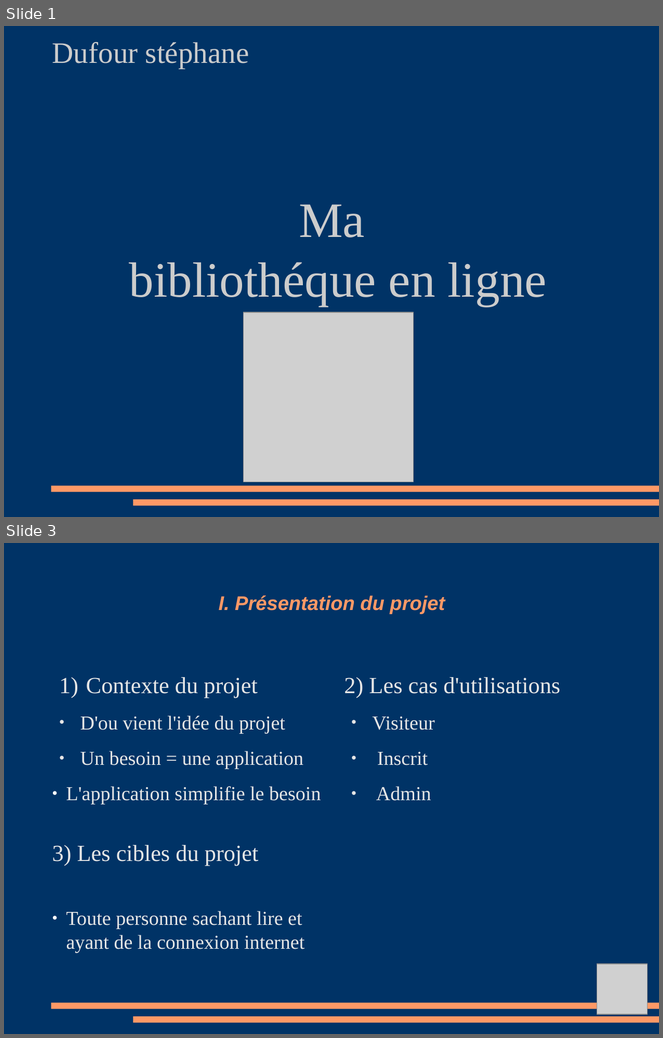
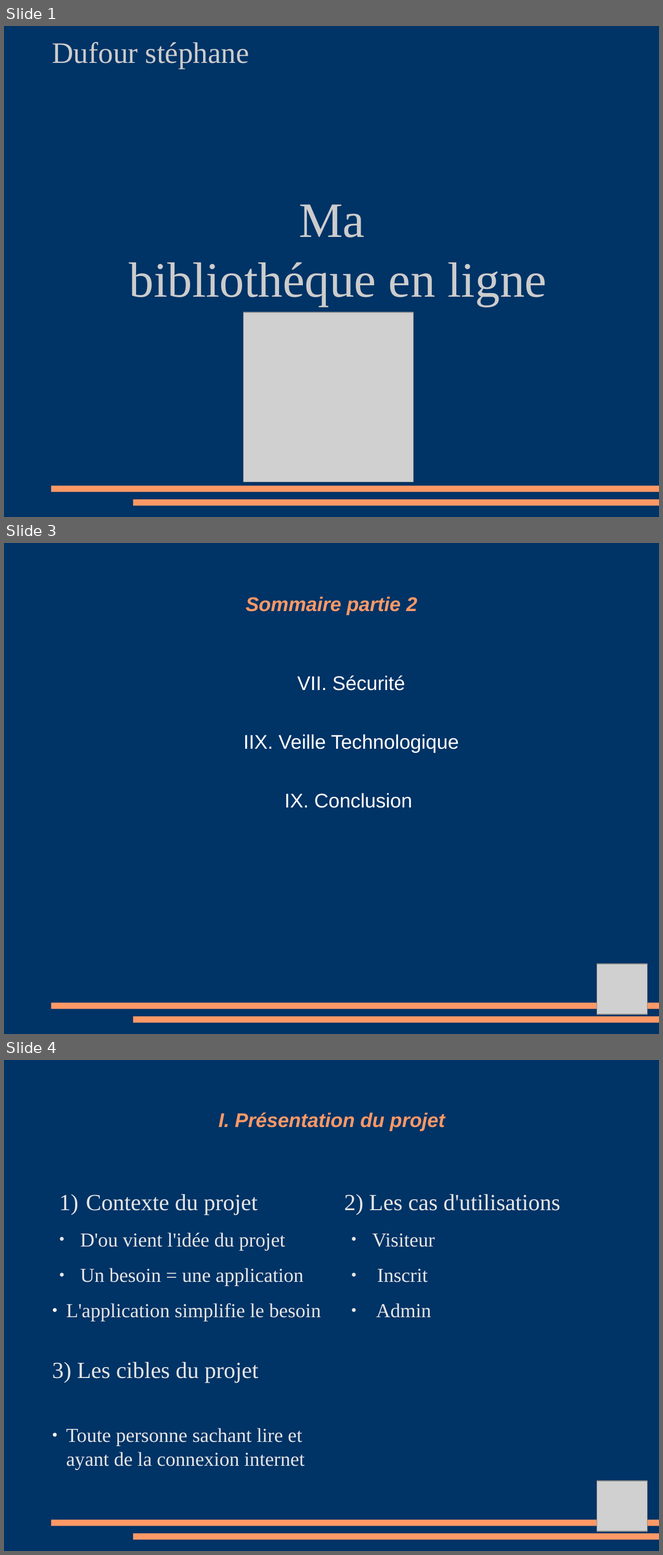
Before and after one commit to Amoun82/Librairy, a slide deck: Debut projet diplome/Projet Diapo.odp. Shown one above the other, each under a label of ours: slides 1 and 3 before the commit, slides 1, 3 and 4 after it; the slides between them are not shown. The pictures are 663x1038 and 663x1555 pixels, drawn with LibreOffice and Linux fonts; fonts in the diff are those of the drawing; grey boxes stand for pictures. Boxes give left, top, right and bottom in pixels: in the first picture for what was removed or moved away, otherwise in the second. Text is boxed around its words. In the diff, an @@ line names an element or a change of style, - is before the commit and + after.

```diff
--- a/Debut projet diplome/Projet Diapo.odp
+++ b/Debut projet diplome/Projet Diapo.odp
@@ slide 3 added at (x1=4, y1=543, x2=659, y2=1034), background #003366; not listed: 2 template elements that a slide beside it also shows @@
@@ title added at (x1=246, y1=597, x2=417, y2=615), 24 pt, text #FF9966, bold, italic @@
+Sommaire partie 2
@@ text added at (x1=244, y1=676, x2=459, y2=808), 24 pt, text #FFFFFF @@
+VII. Sécurité
+IIX. Veille Technologique
+IX. Conclusion
@@ picture added at (x1=597, y1=965, x2=648, y2=1015) @@
@@ what was slide 3 is now slide 4 @@
```
Also in this commit, not shown: 1 slide changed, 1 other slide added.
